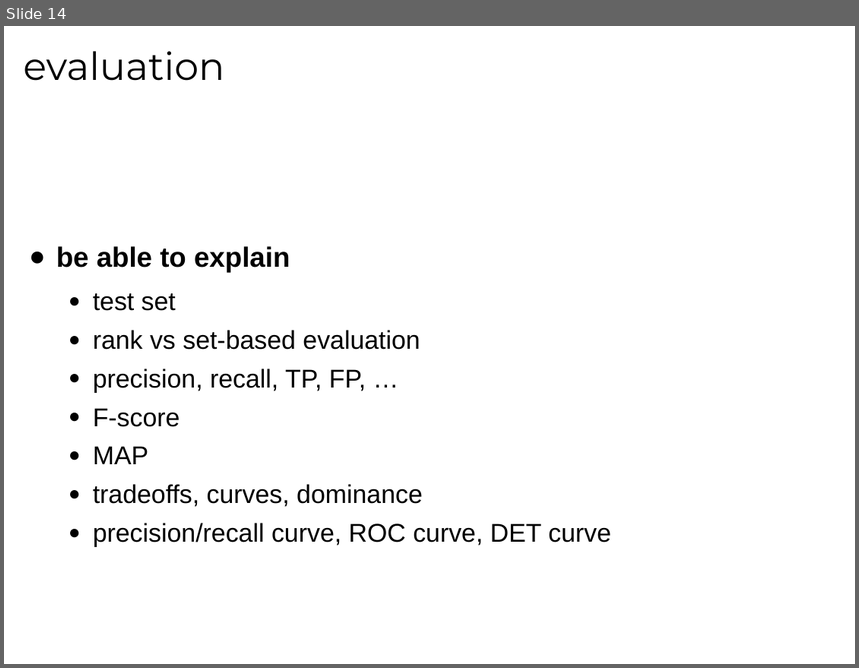
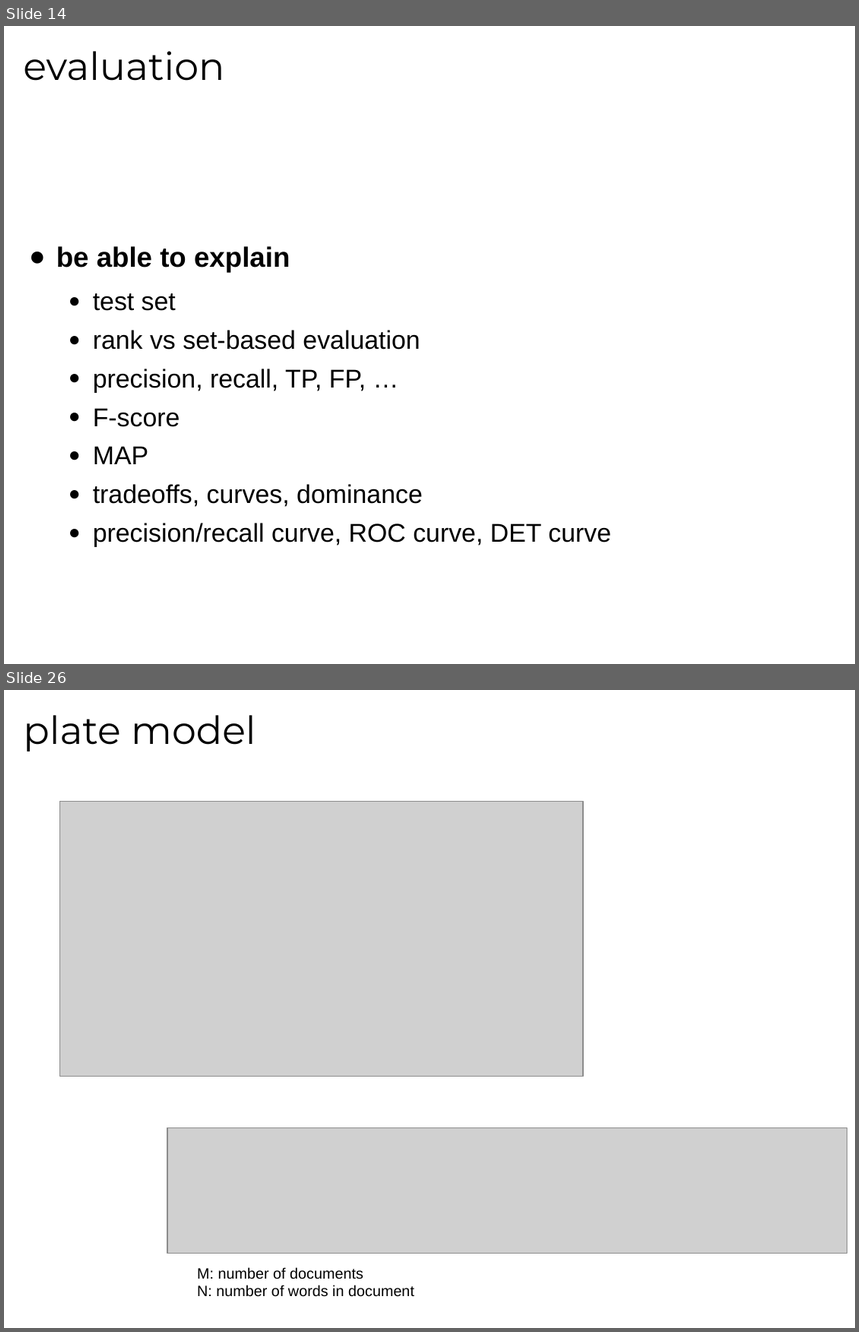
Before and after one commit to tmbdev-teaching/teaching-mmir, a slide deck: 01-ir.odp. Shown one above the other, each under a label of ours: slide 14 before the commit, slides 14 and 26 after it; the slides between them are not shown. The pictures are 859x668 and 859x1332 pixels, drawn with LibreOffice and Linux fonts; fonts in the diff are those of the drawing; grey boxes stand for pictures. Boxes give left, top, right and bottom in pixels: in the first picture for what was removed or moved away, otherwise in the second. Text is boxed around its words. In the diff, an @@ line names an element or a change of style, - is before the commit and + after.

```diff
--- a/01-ir.odp
+++ b/01-ir.odp
@@ slide 26 added at (4, 690, 855, 1328), background #FFFFFF @@
@@ title added at (23, 715, 256, 752), 36 pt, text #000000 @@
+plate model
@@ picture added at (60, 801, 583, 1077) @@
@@ picture added at (167, 1129, 848, 1254) @@
@@ text added at (197, 1268, 414, 1297), 14 pt, text #000000 @@
+M: number of documents
+N: number of words in document
```
Also in this commit, not shown: 11 other slides added.
